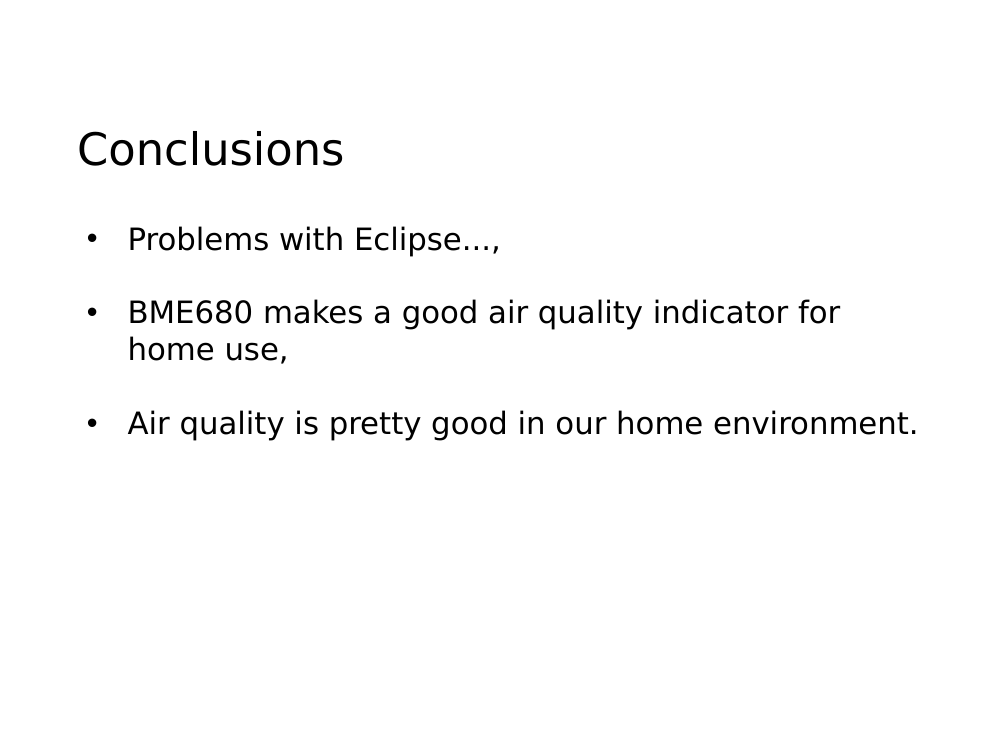
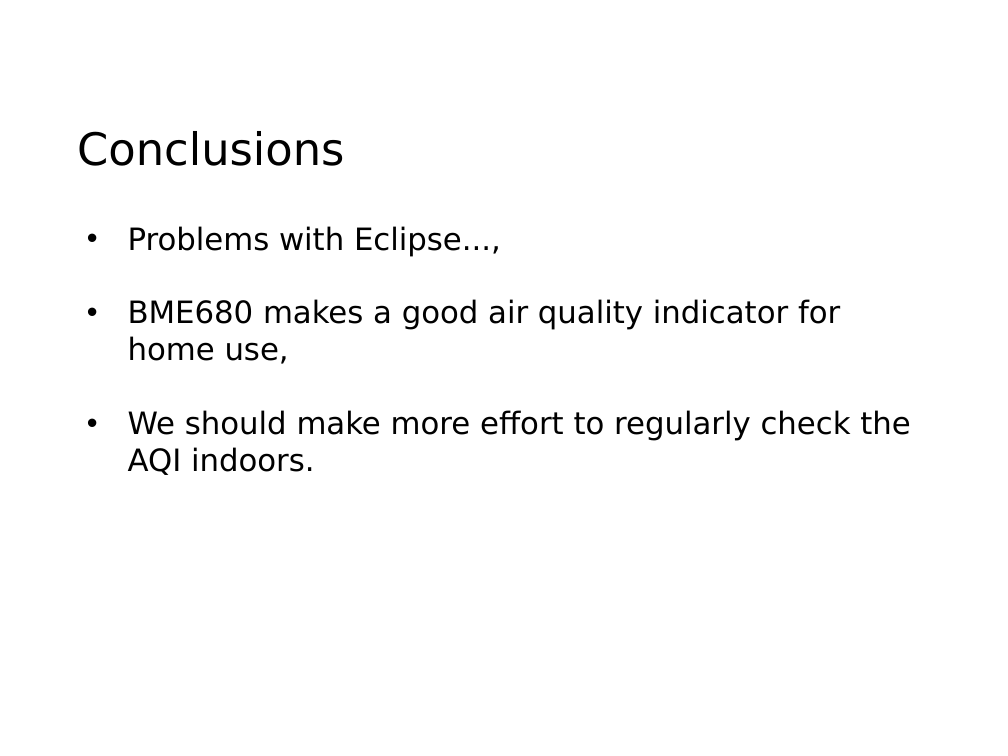
Before and after one commit to kozki/bso, a slide deck: slide 10 of BSO presentation.pptx (slide 7 before the commit). Drawn at 1008x756 pixels with LibreOffice and Linux fonts; fonts in the diff are those of the drawing; background and template pictures are left out. Boxes give left, top, right and bottom in pixels: in the first picture for what was removed or moved away, otherwise in the second. Text is boxed around its words. In the diff, an @@ line names an element or a change of style, - is before the commit and + after.

```diff
--- a/BSO presentation.pptx
+++ b/BSO presentation.pptx
@@ text at (128,410,910,475): text changed @@
-• Air quality is pretty good in our home environment.
+• We should make more effort to regularly check the AQI indoors.
```
Also in this commit, not shown: 4 other slides changed, 4 slides added, 1 slide removed.
